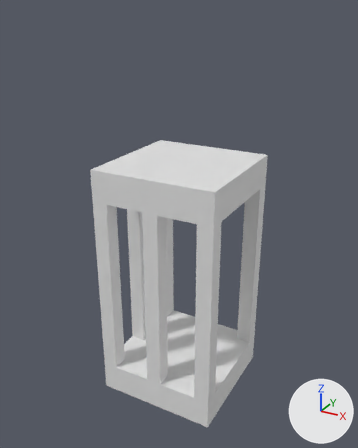
One commit to the FBX model Assets/GFX/Models/Cage.Metal.fbx: the scene before it, then after it.
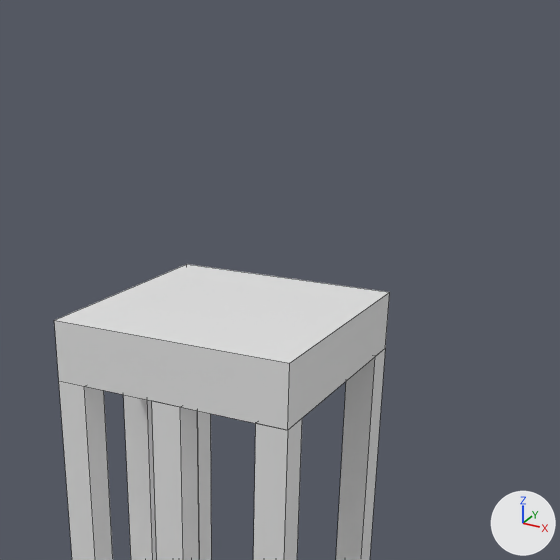
Each version appears first whole from a 50 mm lens placed at (6.97, -12.94, 12.37), pointed at (-0.1, -0.09, 5.94), and next in a close-up on the part from 17% to 100% of the width and 0% to 66% of the height. The axes (+X, +Y, +Z) are drawn at lower right. The lights are the same throughout. The close-ups show mesh edges as thin lines. Where no turn or scale is listed for an object, it has been applied to the vertices.

The first close-up shows 'Cage.Metal'.
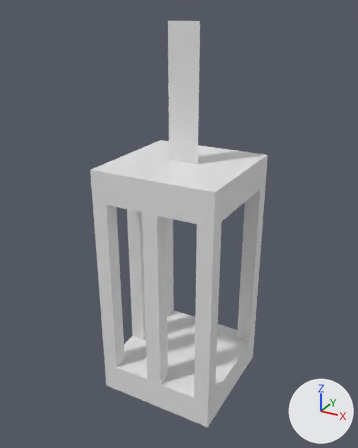
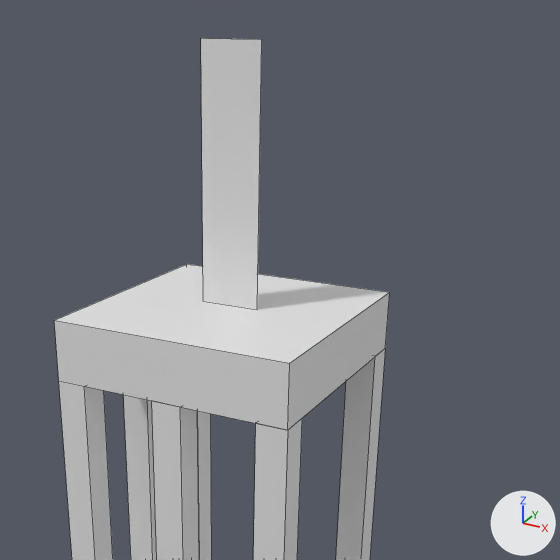
What changed in the scene script:
```text
Add mat_chain_metal:
    mat_chain_metal = principled_material('Chain.Metal')
    mat_chain_metal.base_color = (0.8, 0.8, 0.8)  # white #e7e7e7
    mat_chain_metal.roughness = 0.4
Add me_chain_metal:
    me_chain_metal.from_pydata([(-0.5, 0.0, -4.0), (0.5, 0.0, -4.0), (-0.5, 0.0, 0.0), (0.5, 0.0, 0.0)], [], [(0, 1, 3, 2)])
    me_chain_metal.materials.append(mat_chain_metal)  # white #e7e7e7
Add ob_chain_metal:
    ob_chain_metal = bpy.data.objects.new('Chain.Metal', me_chain_metal)
    ob_chain_metal.location = (0.0, 0.0, 12.0)
```

What differs and where, as boxes [x1, y1, x2, y2] in the close-ups (560 x 560 px):
'Chain.Metal', added
    after: [201, 38, 262, 310]
